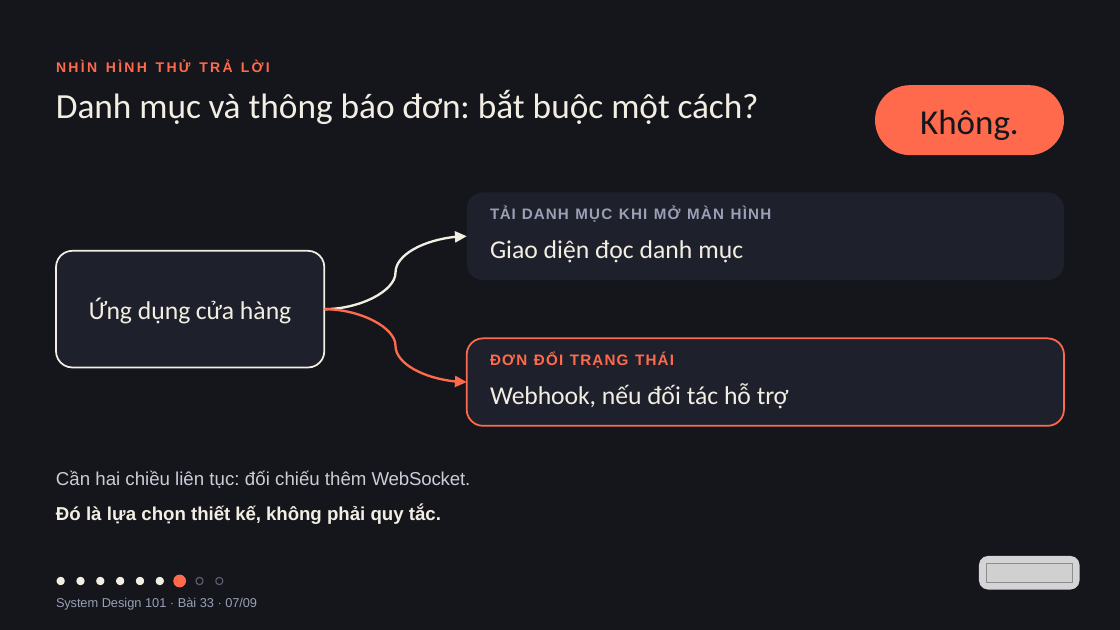
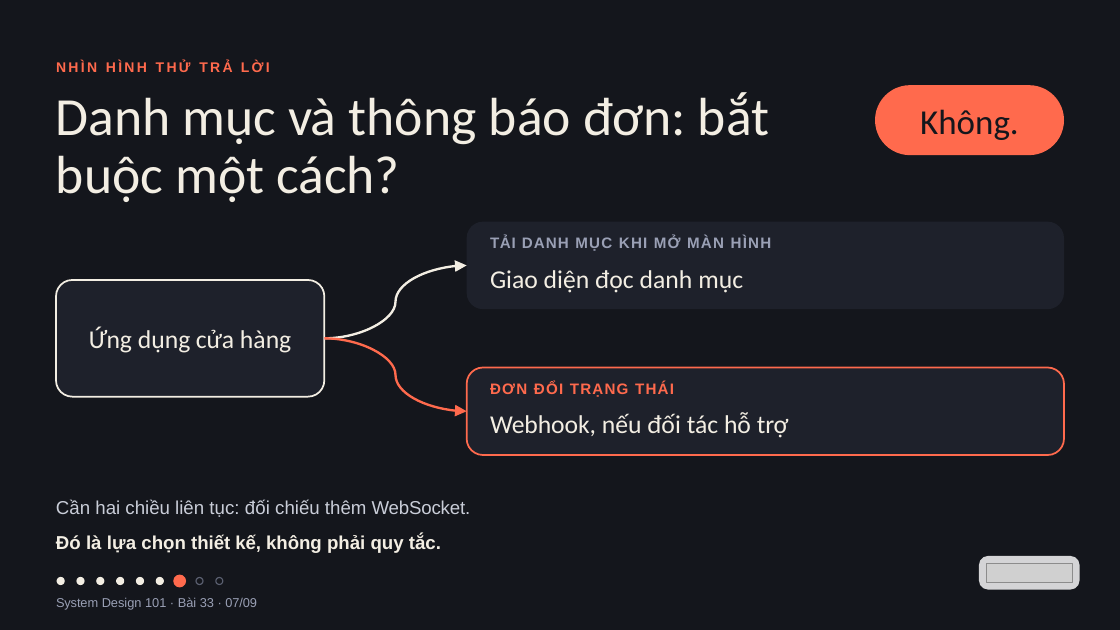
Before and after one commit to vohoailinh90/tool-marketing-studio, a slide deck: slide 7 of system-design-101/vi/lessons/sd-01-033/slides/sd-01-033.pptx. Drawn at 1120x630 pixels with LibreOffice and Linux fonts; fonts in the diff are those of the drawing; grey boxes stand for pictures. Boxes give left, top, right and bottom in pixels: in the first picture for what was removed or moved away, otherwise in the second. Text is boxed around its words. In the diff, an @@ line names an element or a change of style, - is before the commit and + after.

```diff
--- a/system-design-101/vi/lessons/sd-01-033/slides/sd-01-033.pptx
+++ b/system-design-101/vi/lessons/sd-01-033/slides/sd-01-033.pptx
@@ text "Danh mục và thông báo ..." at [56, 92, 769, 202]: size 45.4 to 69 pt; letter spacing -0.1 to -0.2 pt in "Danh cách?"; letter spacing -0.5 to -0.8 pt in "và"; letter spacing 0 to -0.1 pt in "báo"; letter spacing 0 to 0.1 pt in "buộc"; line spacing 49pt to 74.5pt @@
@@ 6 texts, 3 rounded rectangles, 2 curved arrows: place and size @@
-6 texts, 3 rounded rectangles, 2 curved arrows at [56, 193, 1064, 524]
+6 texts, 3 rounded rectangles, 2 curved arrows at [56, 222, 1064, 553]
```
Also in this commit, not shown: 4 other files.
